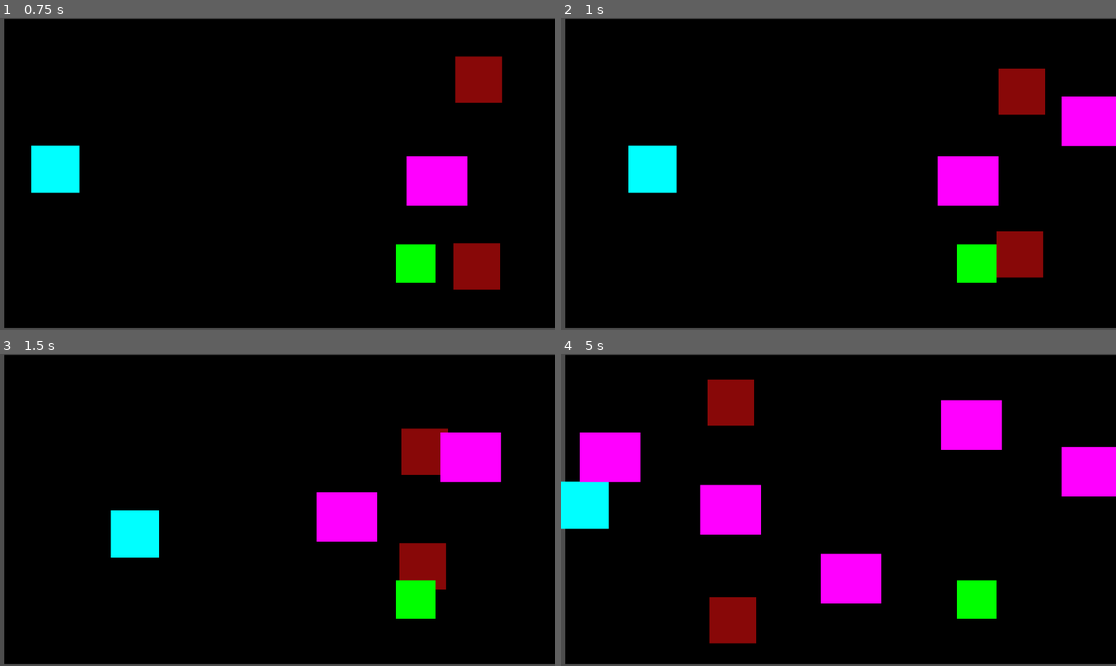
Above: before the commit, frames 1-4 (two rows, left to right).
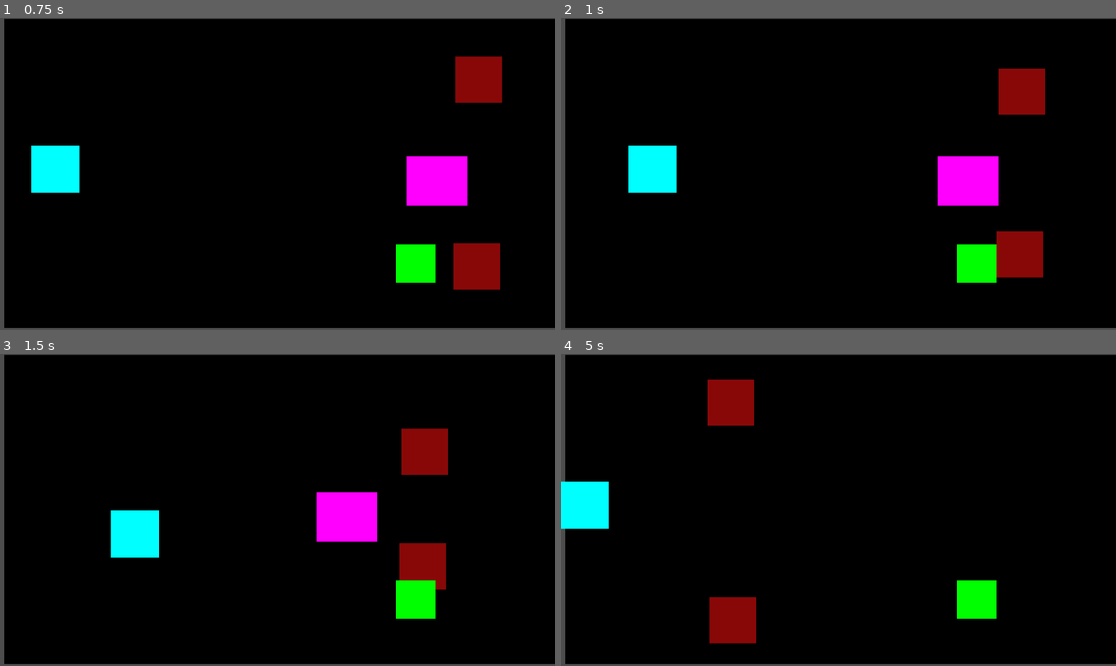
Above: after the commit, the same moments.

Repository: GitProjectAS/DOT-ESCAPE
Game: Godot game, scene res://Scenes/level.tscn
The game is run twice, just before and just after one commit, with the same random seed, the same clock (stepped at 60 frames per second) and the same inputs.
Inputs:
- Up to frame 1 (0.75 s): hold Right (ui_right) from 0.53 s (still down)
- Up to frame 2 (1 s): keep holding Right (ui_right)
- Up to frame 3 (1.5 s): release Right (ui_right) at 1.28 s; hold Down (ui_down) from 1.28 s (still down)
- Up to frame 4 (5 s): release Down (ui_down) at 2.03 s; hold Right (ui_right) 2.03-2.78 s; hold Up (ui_up) 2.78-3.53 s; hold Left (ui_left) from 3.53 s (still down)

Frame 1 is identical in both runs. In frame 2, 1.6% of the frame differs, in the area x 90-100%, y 25-42%; in frame 3, 1.8%; in frame 4, 8.6%, in the area x 3-100%, y 14-80%.

Commit message:
retrying

Diff:
--- a/dot-escape---godot-/Scenes/level.tscn
+++ b/dot-escape---godot-/Scenes/level.tscn
@@ -4,7 +4,6 @@
 [ext_resource type="PackedScene" uid="uid://dr8xm58ngdrdp" path="res://Scenes/enemy horizontal.tscn" id="2_k5f4k"]
 [ext_resource type="PackedScene" uid="uid://dtpbrgoxdawcg" path="res://Scenes/Vertical_enemy.tscn" id="3_6phgx"]
 [ext_resource type="PackedScene" uid="uid://dhhpj0uksvtxl" path="res://Scenes/goal.tscn" id="4_81xng"]
-[ext_resource type="Script" uid="uid://c2xcpt61c4ynk" path="res://enemy_spawner.gd" id="5_wqkje"]
 
 [sub_resource type="RectangleShape2D" id="RectangleShape2D_tumq0"]
 size = Vector2(0, 644.5)
@@ -70,12 +69,3 @@
 
 [node name="Area2D2" parent="." unique_id=472797888 instance=ExtResource("4_81xng")]
 position = Vector2(860, 512)
-
-[node name="Enemy Spawner" type="Node2D" parent="." unique_id=722210776]
-script = ExtResource("5_wqkje")
-enemy_scene = ExtResource("2_k5f4k")
-
-[node name="Timer" type="Timer" parent="Enemy Spawner" unique_id=239834267]
-autostart = true
-
-[connection signal="timeout" from="Enemy Spawner/Timer" to="Enemy Spawner" method="_on_timer_timeout"]
--- a/dot-escape---godot-/enemy_spawner.gd
+++ /dev/null
@@ -1,23 +0,0 @@
-extends Node2D
-
-@export var enemy_scene: PackedScene
-
-
-# Called when the node enters the scene tree for the first time.
-func _ready() -> void:
-	pass # Replace with function body.
-
-
-# Called every frame. 'delta' is the elapsed time since the previous frame.
-func _process(delta: float) -> void:
-	pass
-
-func _on_timer_timeout():
-	var enemy = enemy_scene.instantiate()
-
-	enemy.position = Vector2(
-		1100,
-		randf_range(100, 500)
-	)
-
-	get_parent().add_child(enemy)
Not shown, removed: dot-escape---godot-/enemy_spawner.gd.uid
